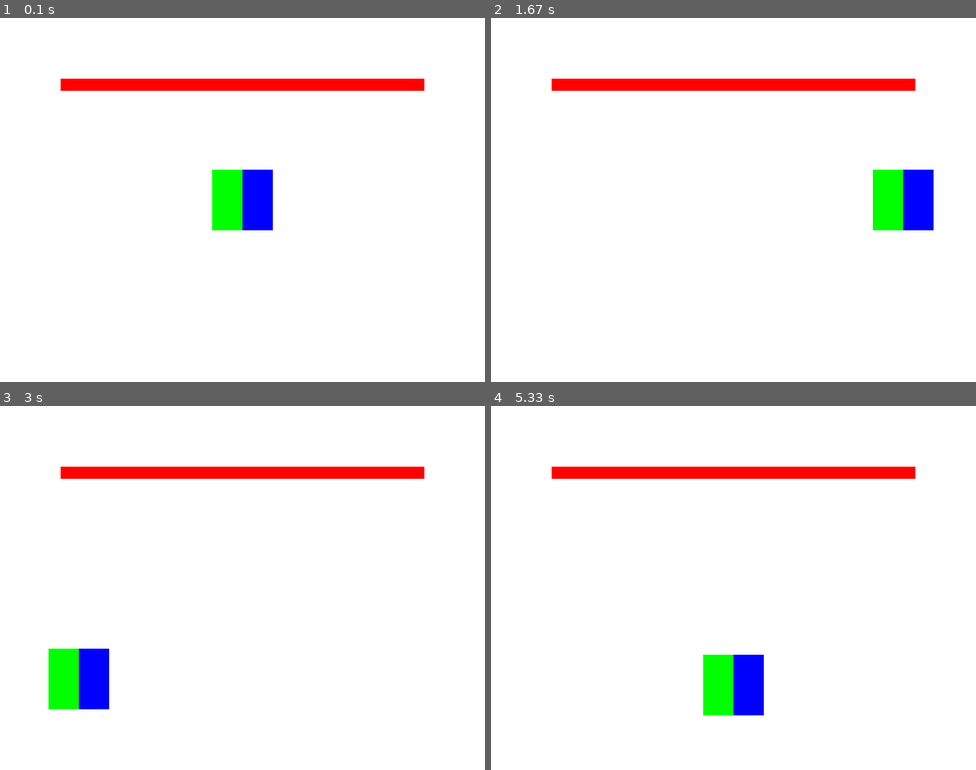
Above: before the commit, frames 1-4 (two rows, left to right).
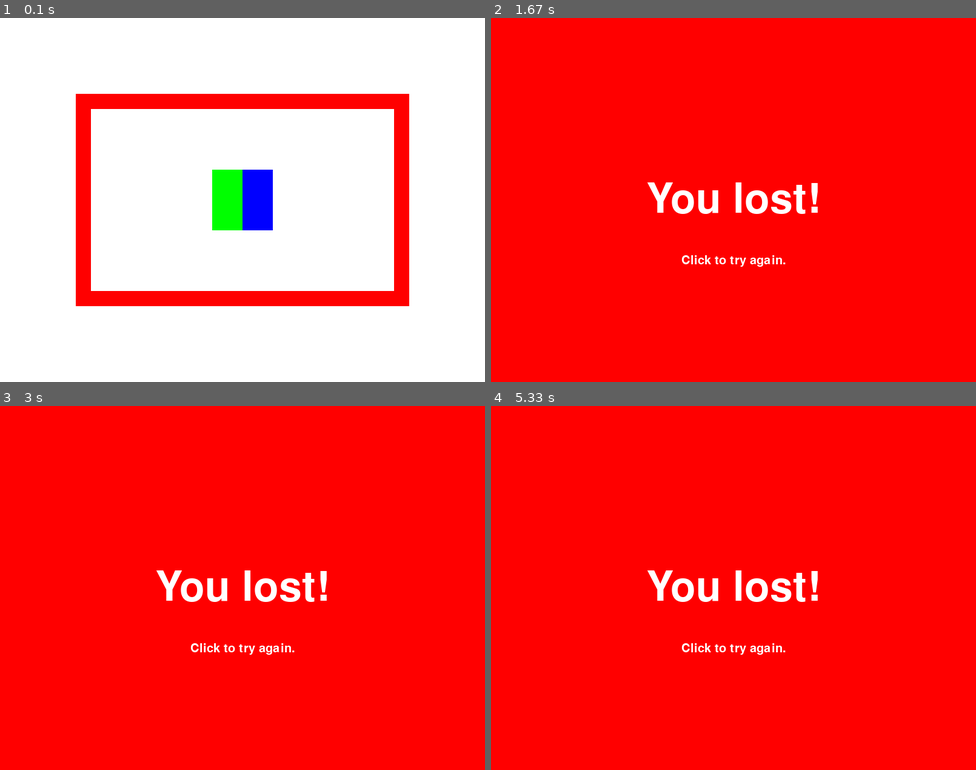
Above: after the commit, the same moments.

Repository: WCI-Computer-Science/pygame
Game: pygame game, started from main.py
The game is run twice, just before and just after one commit, with the same random seed, the same clock (stepped at 60 frames per second) and the same inputs.
Inputs (mouse positions are in pixels of both pictures, inside the frame that each line leads up to):
- Up to frame 1 (0.1 s): no input
- Up to frame 2 (1.67 s): hold D 0.33-0.8 s
- Up to frame 3 (3 s): click (242, 649) at 1.72 s, where only the run after the commit has a clickable "Click to try again."; hold A 2-2.53 s; move the mouse to (242, 609) at 2.03 s
- Up to frame 4 (5.33 s): click (583, 533) at 3.38 s; hold W 3.67-4.03 s; move the mouse to (583, 675) at 3.7 s; click "Click to try again." at 4.78 s; hold S from 5.07 s (still down); move the mouse to (791, 620) at 5.1 s

The runs differ from the first frame. In frame 1, 11% of the frame differs, in the area x 12-88%, y 16-80%; in frame 2, 96%, in the area x 0-100%, y 0-100%; in frame 3, 96%; in frame 4, 96%.

Commit message:
Add more walls

Diff:
--- a/main.py
+++ b/main.py
@@ -116,7 +116,10 @@
 
 rects = Rectangles((350, 250), (400, 250), (50, 100), (50, 100), (0, 255, 0), (0, 0, 255), 20, WIDTH, HEIGHT)
 walls = pygame.sprite.Group()
-walls.add(Wall(100, 100, WIDTH-200, 20))
+walls.add(Wall(125, 125, WIDTH-250, 25))
+walls.add(Wall(125, HEIGHT-150, WIDTH-250, 25))
+walls.add(Wall(125, 125, 25, HEIGHT-250))
+walls.add(Wall(WIDTH-150, 125, 25, HEIGHT-250))
 losescreen = LoseScreen(WIDTH, HEIGHT)
 
 clock = pygame.time.Clock()
